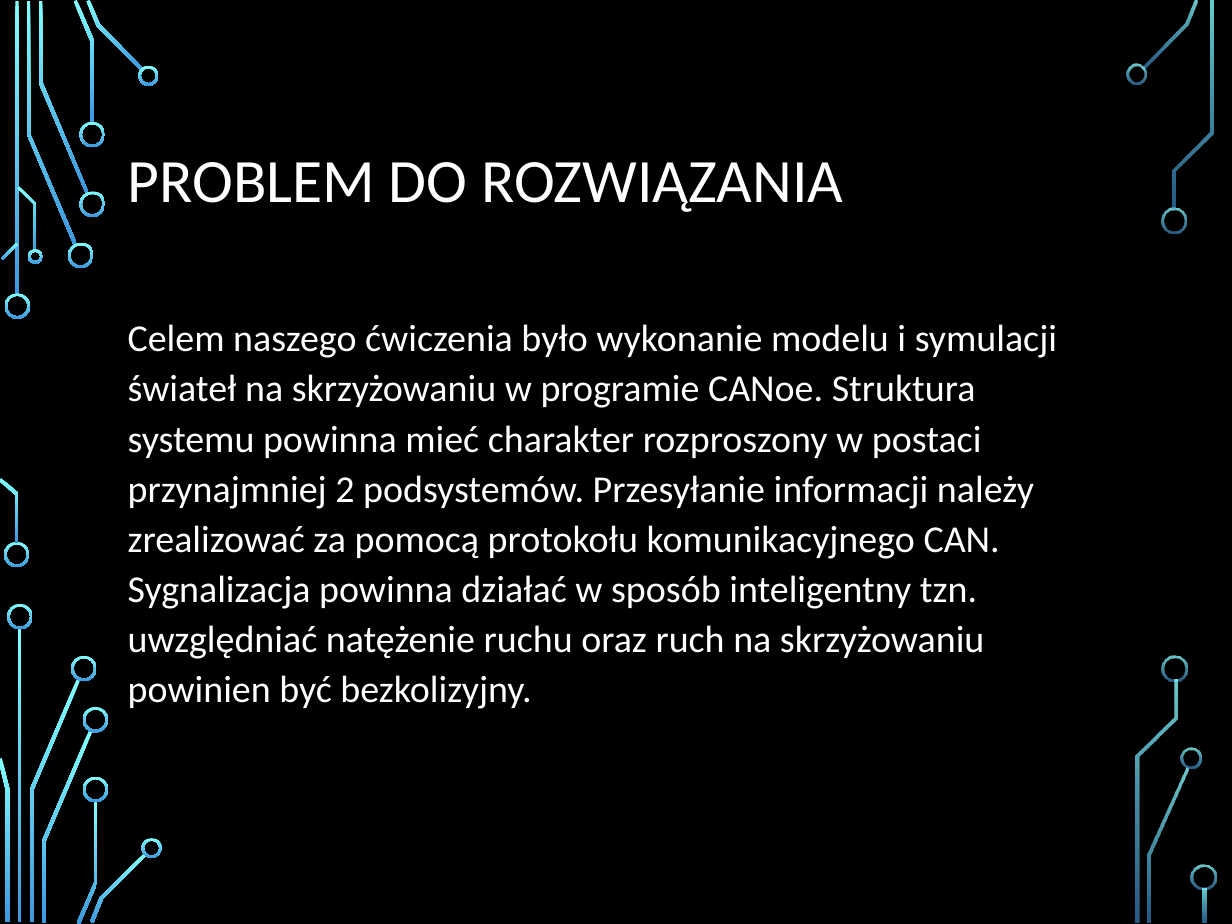
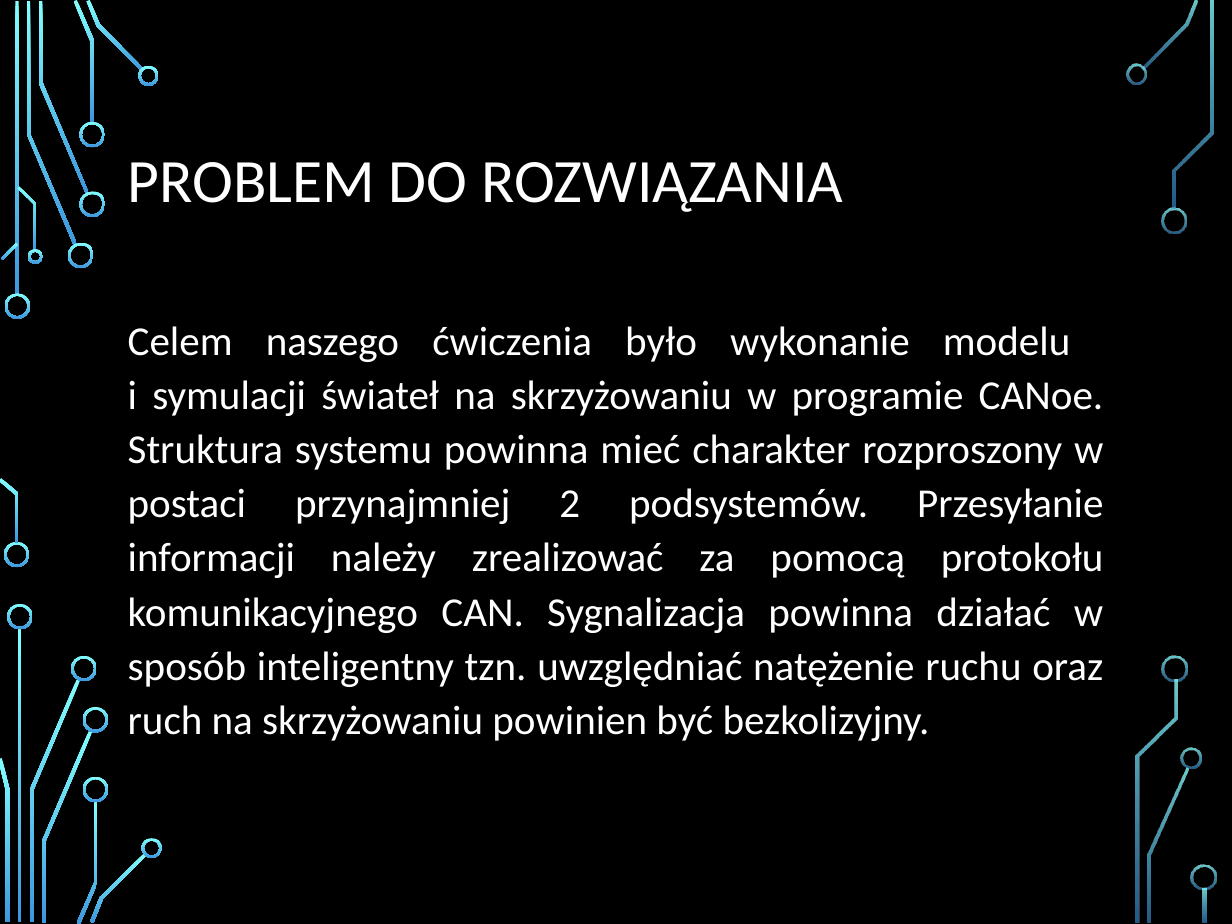
Before and after one commit to MooVx/AP_swiatla, a slide deck: slide 2 of Prezentacja/Prezentacja.pptx. Drawn at 1232x924 pixels with LibreOffice and Linux fonts; fonts in the diff are those of the drawing; background and template pictures are left out. Boxes give left, top, right and bottom in pixels: in the first picture for what was removed or moved away, otherwise in the second. Text is boxed around its words. In the diff, an @@ line names an element or a change of style, - is before the commit and + after.

```diff
--- a/Prezentacja/Prezentacja.pptx
+++ b/Prezentacja/Prezentacja.pptx
@@ text "Celem naszego ćwiczenia było wykonanie ..." at [128,326,1104,741]: size 22.2 to 24 pt; alignment left to justified @@
```
Also in this commit, not shown: 3 other slides changed, 2 slides added, 1 slide removed.
